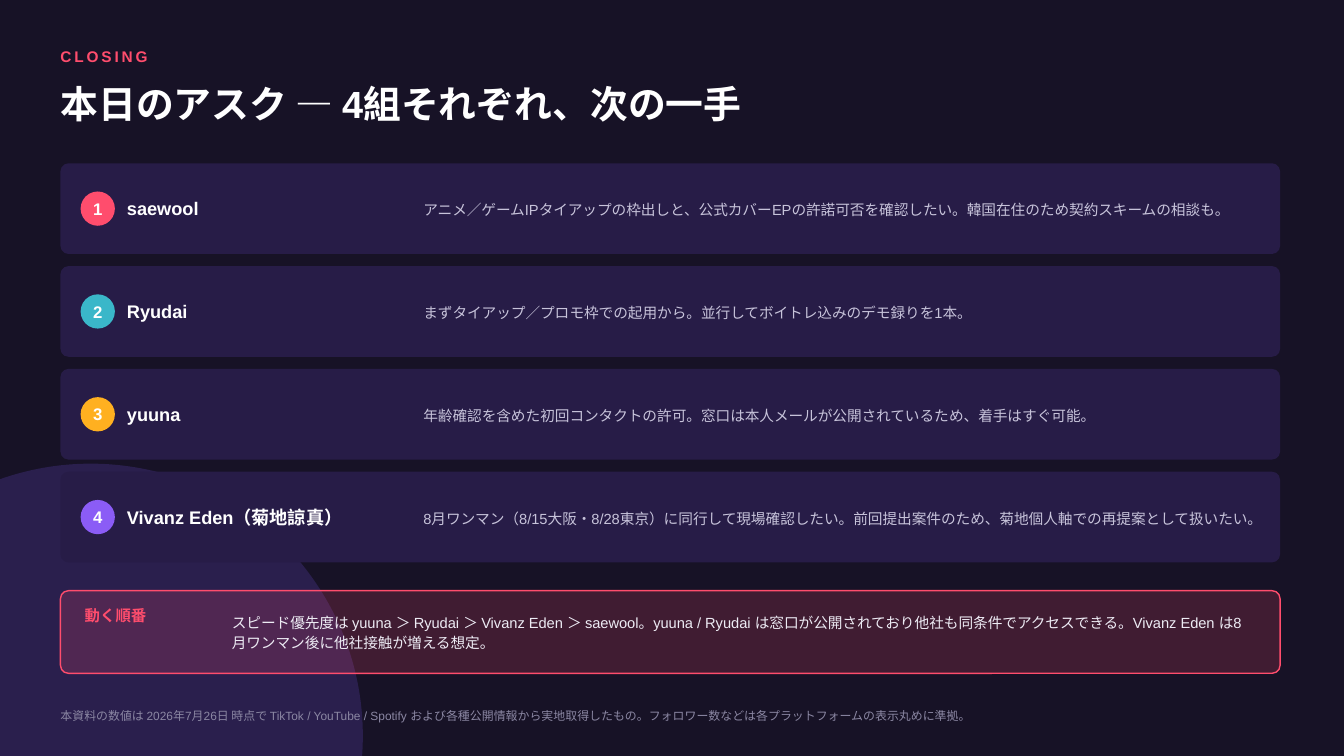
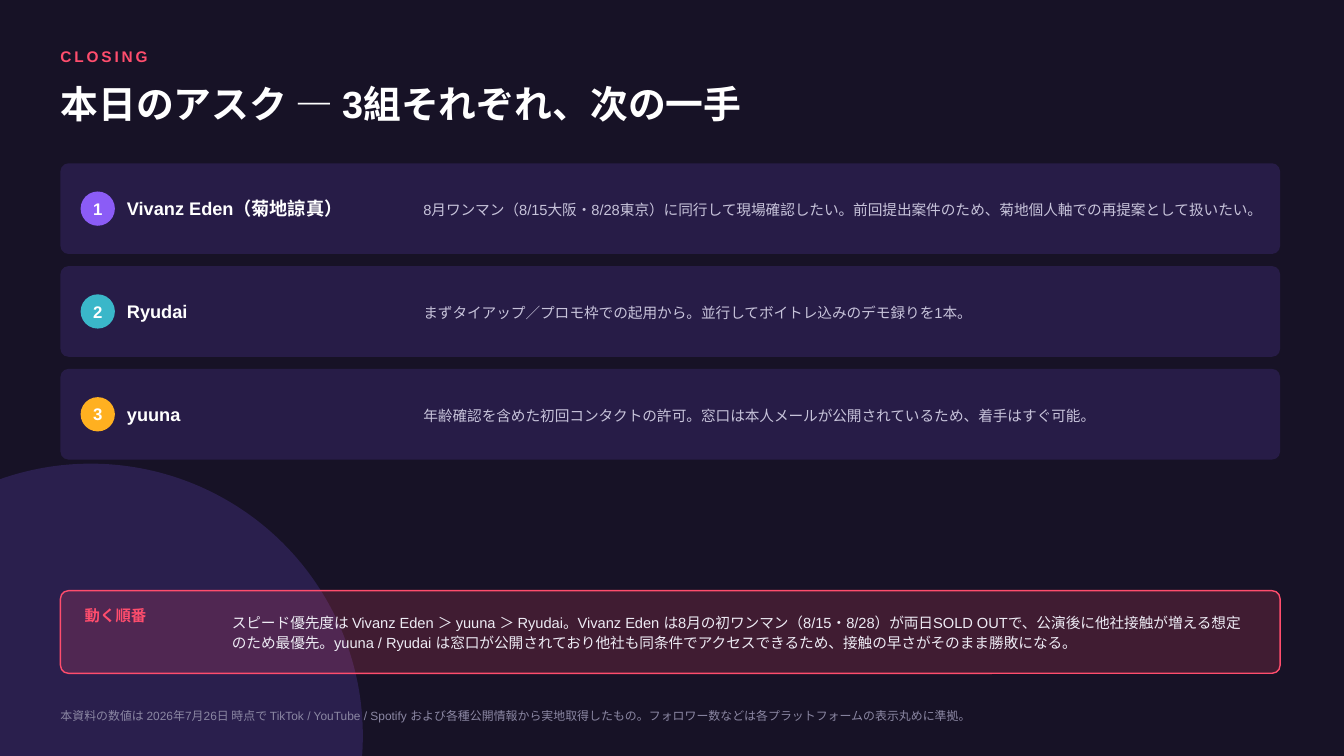
Before and after one commit to eiken0216/claude, a slide deck: slide 17 of presentations/2026-07-27-new-artist/新人プレゼン資料_2026-07-27.pptx (slide 21 before the commit). Drawn at 1344x756 pixels with LibreOffice and Linux fonts; fonts in the diff are those of the drawing. Boxes give left, top, right and bottom in pixels: in the first picture for what was removed or moved away, otherwise in the second. Text is boxed around its words. In the diff, an @@ line names an element or a change of style, - is before the commit and + after.

```diff
--- a/presentations/2026-07-27-new-artist/新人プレゼン資料_2026-07-27.pptx
+++ b/presentations/2026-07-27-new-artist/新人プレゼン資料_2026-07-27.pptx
@@ text at box(60, 86, 741, 122): text changed @@
-本日のアスク — 4組それぞれ、次の一手
+本日のアスク — 3組それぞれ、次の一手
@@ ellipse at box(81, 192, 115, 226): fill #FF4D6D to #8B5CF6 @@
@@ text at box(127, 201, 342, 217): text changed @@
-saewool
+Vivanz Eden（菊地諒真）
@@ text at box(423, 204, 1262, 216): text changed @@
-アニメ／ゲームIPタイアップの枠出しと、公式カバーEPの許諾可否を確認したい。韓国在住のため契約スキームの相談も。
+8月ワンマン（8/15大阪・8/28東京）に同行して現場確認したい。前回提出案件のため、菊地個人軸での再提案として扱いたい。
@@ rounded rectangle removed at box(60, 472, 1280, 563) @@
@@ ellipse removed at box(81, 500, 115, 534) @@
@@ text removed at box(93, 511, 102, 523) @@
-4
@@ text removed at box(127, 510, 342, 526) @@
-Vivanz Eden（菊地諒真）
@@ text removed at box(423, 512, 1262, 525) @@
-8月ワンマン（8/15大阪・8/28東京）に同行して現場確認したい。前回提出案件のため、菊地個人軸での再提案として扱いたい。
@@ text at box(232, 615, 1241, 651): text changed @@
-スピード優先度は yuuna ＞ Ryudai ＞ Vivanz Eden ＞ saewool。yuuna / Ryudai は窓口が公開されており他社も同条件でアクセスできる。Vivanz Eden は8月ワンマン後に他社接触が増える想定。
+スピード優先度は Vivanz Eden ＞ yuuna ＞ Ryudai。Vivanz Eden は8月の初ワンマン（8/15・8/28）が両日SOLD OUTで、公演後に他社接触が増える想定のため最優先。yuuna / Ryudai は窓口が公開されており他社も同条件でアクセスできるため、接触の早さがそのまま勝敗になる。
```
Also in this commit, not shown: 8 other slides changed, 4 slides removed, 29 other files.
